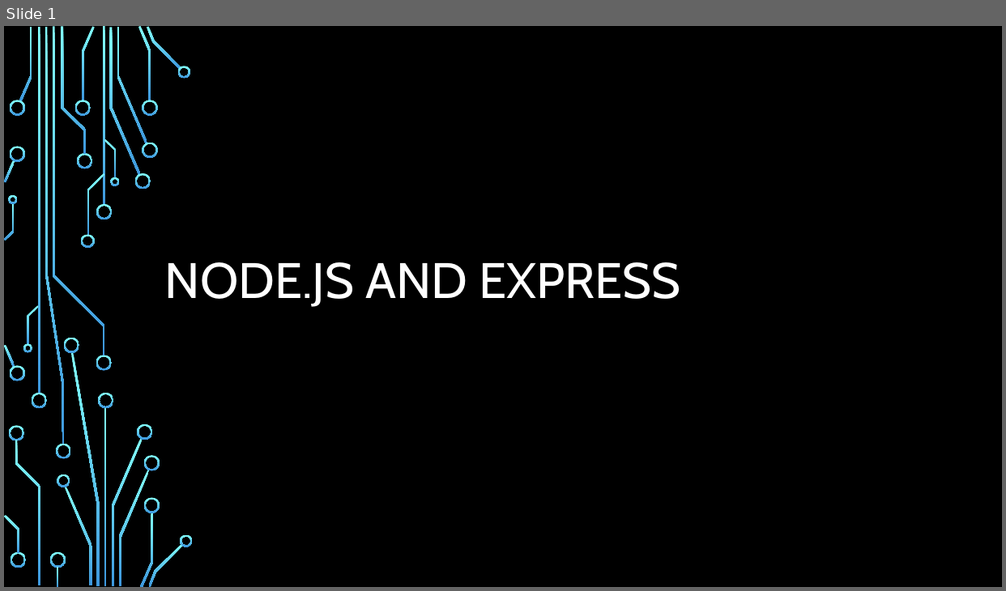
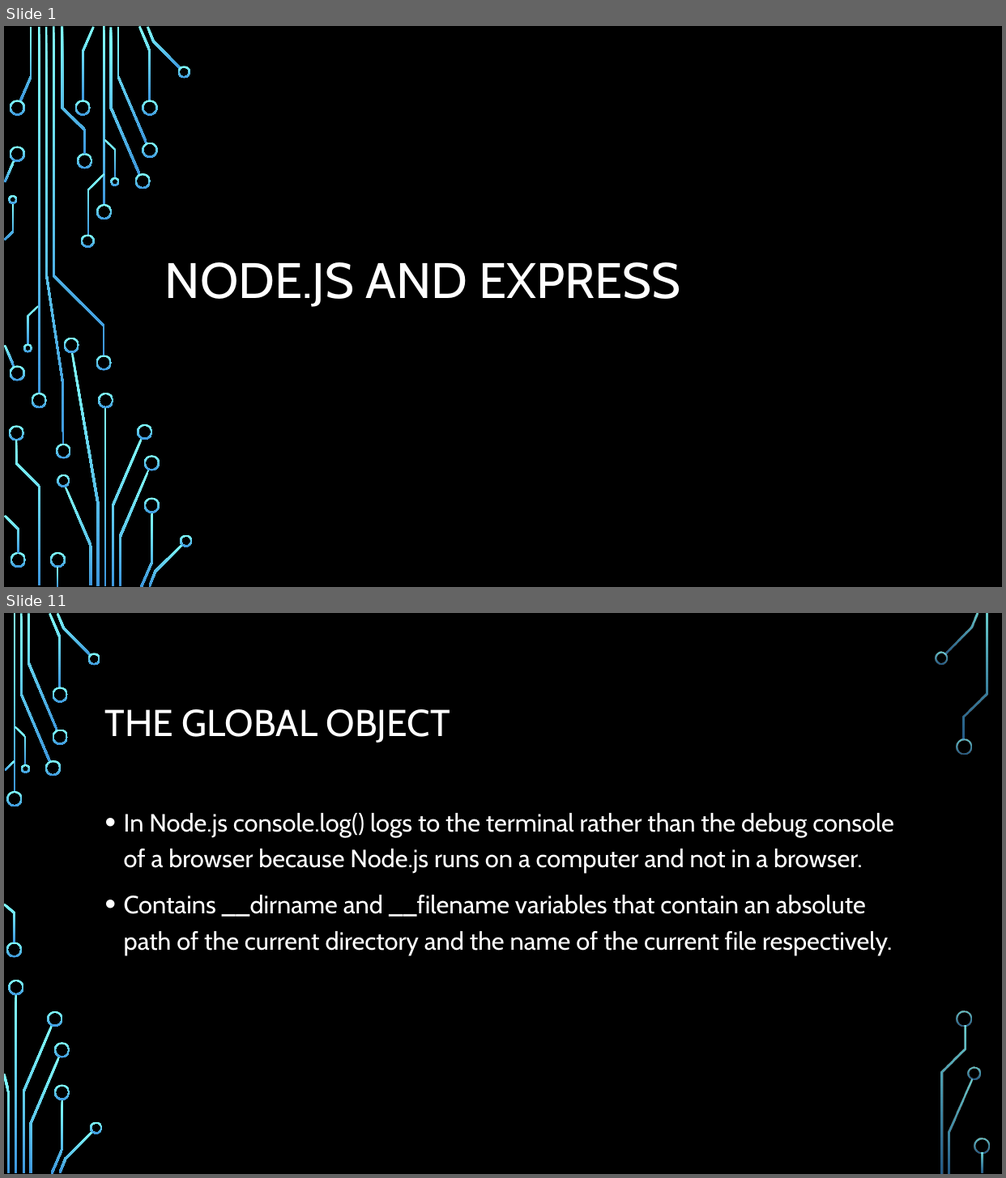
Before and after one commit to aliceroherty/ResearchProject, a slide deck: Presentation/Node.pptx. Shown one above the other, each under a label of ours: slide 1 before the commit, slides 1 and 11 after it; the slides between them are not shown. The pictures are 1006x591 and 1006x1178 pixels, drawn with LibreOffice and Linux fonts; fonts in the diff are those of the drawing; background and template pictures are left out. Boxes give left, top, right and bottom in pixels: in the first picture for what was removed or moved away, otherwise in the second. Text is boxed around its words. In the diff, an @@ line names an element or a change of style, - is before the commit and + after.

```diff
--- a/Presentation/Node.pptx
+++ b/Presentation/Node.pptx
@@ slide 11 added at [4,613,1002,1174], background picture (left out) @@
@@ title added at [105,709,450,743], 36 pt, text #FFFFFF @@
+THE GLOBAL OBJECT
@@ text added at [124,813,893,955], 24 pt, text #FFFFFF @@
+• In Node.js console.log() logs to the terminal rather than the debug console of a browser because Node.js runs on a computer and not in a browser.
+• Contains __dirname and __filename variables that contain an absolute path of the current directory and the name of the current file respectively.
@@ group added at [4,613,990,1174]: 33 freeform shapes, 3 rectangles @@
```
Also in this commit, not shown: 7 slides changed, 28 other slides added, 1 slide removed, 41 other files.
